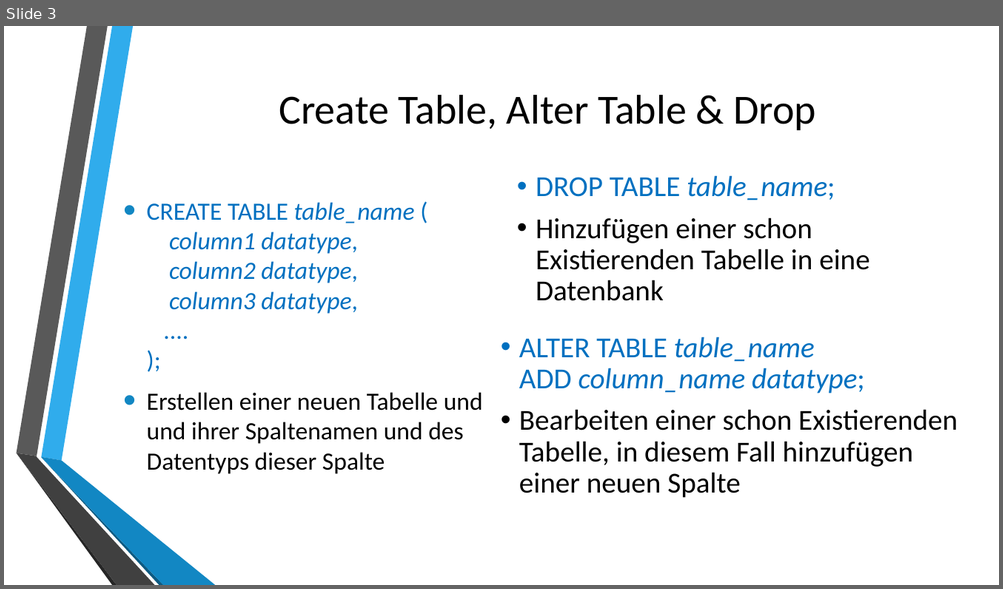
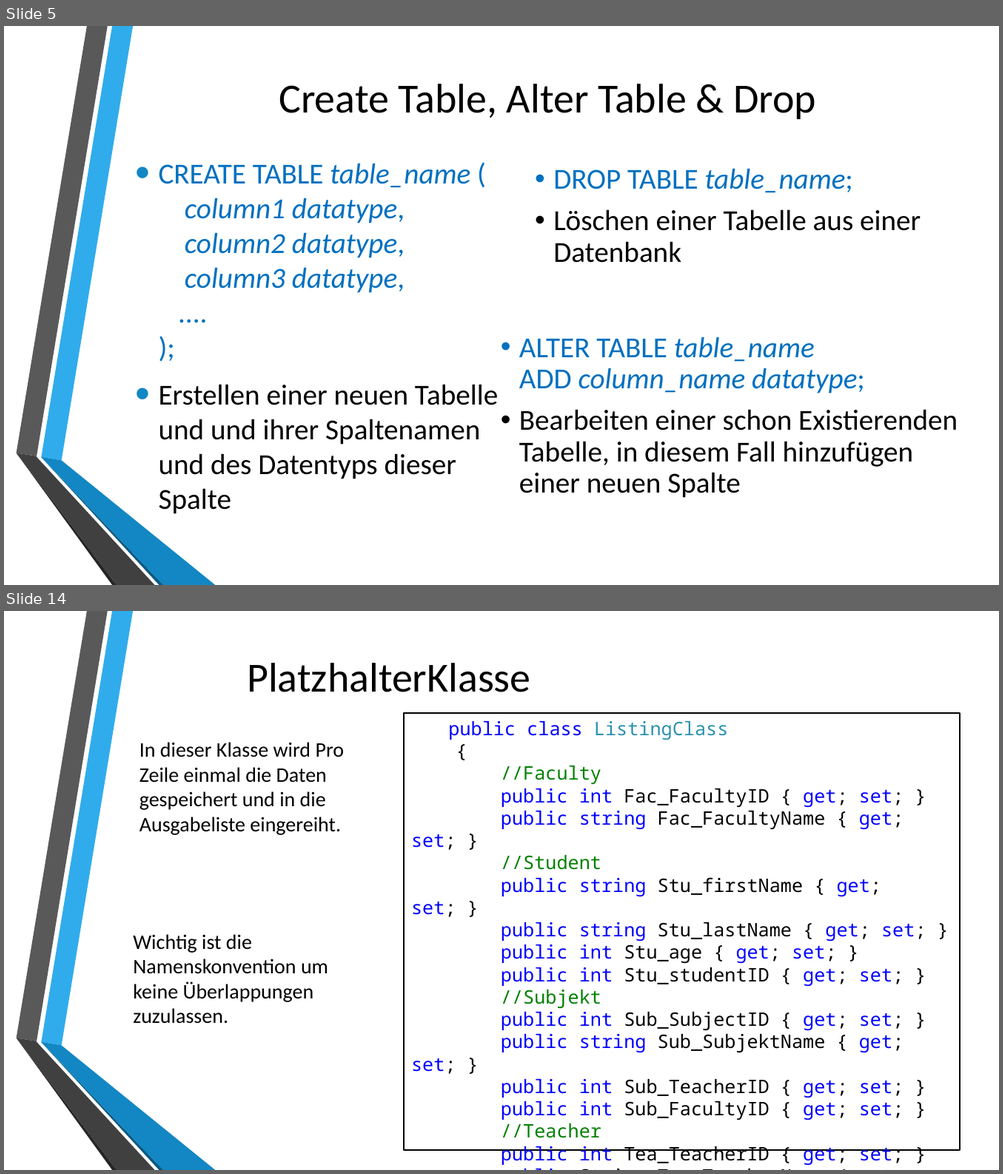
Before and after one commit to johzip/SQL_Presentation, a slide deck: Presentation.pptx. Shown one above the other, each under a label of ours: slide 3 before the commit, slides 5 and 14 after it; the slides between them are not shown. The pictures are 1003x589 and 1003x1174 pixels, drawn with LibreOffice and Linux fonts; fonts in the diff are those of the drawing; background and template pictures are left out. Boxes give left, top, right and bottom in pixels: in the first picture for what was removed or moved away, otherwise in the second. Text is boxed around its words. In the diff, an @@ line names an element or a change of style, - is before the commit and + after.

Commit message:
Fixes on the C# Project Added all needed Attributes to teh Listing class prepared the Presentation.pptx

```diff
--- a/Presentation.pptx
+++ b/Presentation.pptx
@@ slide 14 added at [4, 611, 999, 1170], background picture (left out); not listed: 6 template elements that a slide beside it also shows @@
@@ title added at [247, 663, 530, 692], 40 pt, text #000000 @@
+PlatzhalterKlasse
@@ rectangle added at [404, 713, 960, 1150], fill #FFFFFF, outline #000000 1.25 pt, 18 pt, text #000000 @@
+public class ListingClass
+{
+//Faculty
+public int Fac_FacultyID { get; set; }
+public string Fac_FacultyName { get; set; }
+//Student
+public string Stu_firstName { get; set; }
+public string Stu_lastName { get; set; }
+public int Stu_age { get; set; }
+public int Stu_studentID { get; set; }
+//Subjekt
+public int Sub_SubjectID { get; set; }
+public string Sub_SubjektName { get; set; }
+public int Sub_TeacherID { get; set; }
+public int Sub_FacultyID { get; set; }
+//Teacher
+public int Tea_TeacherID { get; set; }
+public String Tea_TeacherName { get; set; }
+}
@@ text added at [139, 742, 344, 835], 20 pt, text #000000 @@
+In dieser Klasse wird Pro Zeile einmal die Daten gespeichert und in die Ausgabeliste eingereiht.
@@ text added at [133, 934, 328, 1024], 20 pt, text #000000 @@
+Wichtig ist die Namenskonvention um keine Überlappungen zuzulassen.
@@ what was slide 3 is now slide 5 @@
@@ slide 5 changed as well @@
@@ title "Create Table, Alter Table & ...": place and size @@
-title "Create Table, Alter Table & ..." at [279, 95, 816, 130]
+title "Create Table, Alter Table & ..." at [279, 84, 816, 119]
@@ text "CREATE TABLE table_name ( column1 ...": place and size @@
-text "CREATE TABLE table_name ( column1 ..." at [147, 202, 483, 474]
+text "CREATE TABLE table_name ( column1 ..." at [159, 163, 498, 514]
@@ text "CREATE TABLE table_name ( column1 ..." at [159, 163, 498, 514]: size 24 to 28 pt @@
@@ text "DROP TABLE table_name;": place and size @@
-text "DROP TABLE table_name;" at [535, 175, 869, 301]
+text "DROP TABLE table_name;" at [553, 168, 920, 263]
@@ text at [553, 210, 920, 263]: text changed @@
-• Hinzufügen einer schon Existierenden Tabelle in eine Datenbank
+• Löschen einer Tabelle aus einer Datenbank
```
Also in this commit, not shown: 3 other slides changed, 10 other slides added, 2 slides removed, 8 other files.
